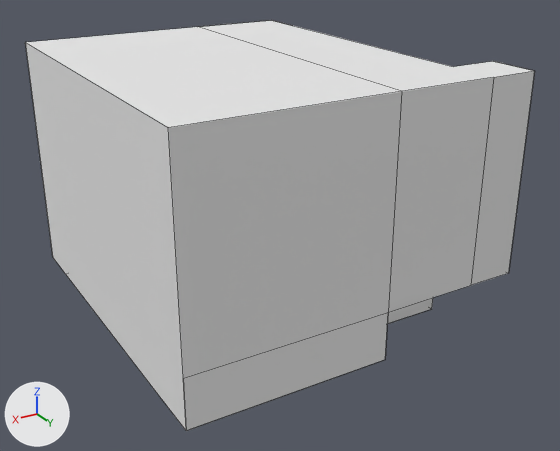
The Blender file assets/scenes/tut_longjump0.blend, before and after one commit.
The view is the same before and after, from a camera (50 mm lens) standing at (8.92, 16.95, 6.91) and looking at (1.34, 4.31, 0.59). Every picture has the same lights, and +X, +Y and +Z are marked at lower left. Mesh edges are drawn as thin lines.

Names of what the first picture shows: 'tut_longjump0'.
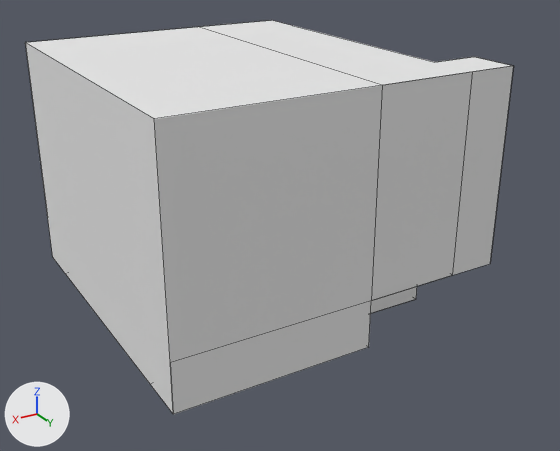
Where the change shows, as pixel boxes [x1, y1, x2, y2] in the pictures (560 x 451 px; the box of a moved part takes in the faces that stretch with it):
'tut_longjump0', reshaped
    before: [25, 20, 535, 431]
    after: [25, 20, 513, 414]
part 1 of me_tut_longjump0, moved or reshaped
    before: [169, 71, 535, 431]
    after: [154, 66, 513, 414]
part 2 of me_tut_longjump0, moved or reshaped
    before: [387, 298, 433, 324]
    after: [370, 286, 417, 314]
part 3 of me_tut_longjump0, moved or reshaped
    before: [25, 20, 533, 430]
    after: [25, 20, 512, 413]

Diff of the bpy script that builds the scene:
```diff
--- a/assets/scenes/tut_longjump0.blend.py
+++ b/assets/scenes/tut_longjump0.blend.py
@@ me_tut_longjump0 @@
 # used by ob_tut_longjump0; location = (0.0, 0.0, 0.0)
-me_tut_longjump0.from_pydata(...)  # 88 vertices, 26 faces; spans x -2.0..5.0, y 0.0..7.5, z -1.0..4.0
+me_tut_longjump0.from_pydata(...)  # 88 vertices, 26 faces; spans x -2.0..5.0, y 0.0..7.0, z -1.0..4.0
+# me_tut_longjump0 part 1: the loose piece of 10 vertices spanning x -2.0..5.0, y 7.5, z -1.0..4.0 is moved by (0.0, -0.5, 0.0)
+# me_tut_longjump0 part 2: the loose piece of 4 vertices spanning x -1.0..1.0, y 6.5, z -1.0..0.0 is moved by (0.0, -0.5, 0.0)
+# me_tut_longjump0 part 3
+# 10 vertices are removed from x -1.0..5.0, y 6.5..7.5, z -1.0..4.0
+# 16 faces are deleted
+# 8 vertices in x -2.0..5.0, y 6.5..7.5, z -1.0..4.0 move by (0.0, -0.5, 0.0)
+# 5 vertices are added at (5.0, 7.0, -1.0), (1.0, 7.0, -1.0), (5.0, 7.0, -1.0), (5.0, 7.0, 0.0), (5.0, 7.0, 4.0)
+# 5 new vertices lie (0.0, 5.0, 0.0) away from vertices in x -1.0..5.0, y 1.0, z -1.0..0.0
+# 16 new faces join them
 me_tut_longjump0.materials.append(mat_material)
```
